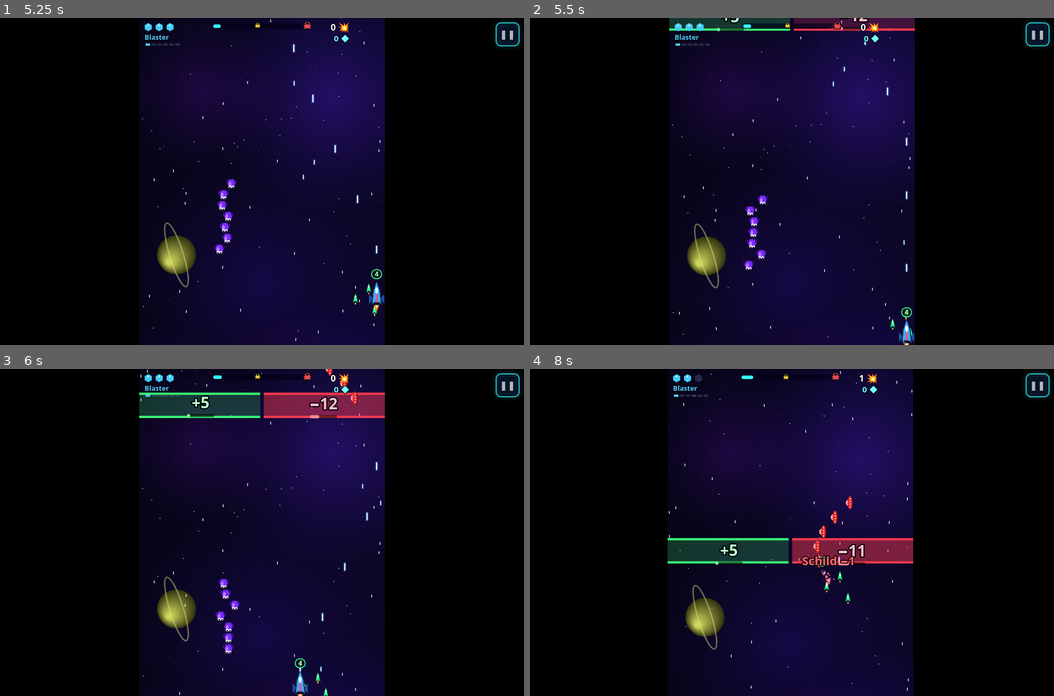
Above: before the commit, frames 1-4 (two rows, left to right).
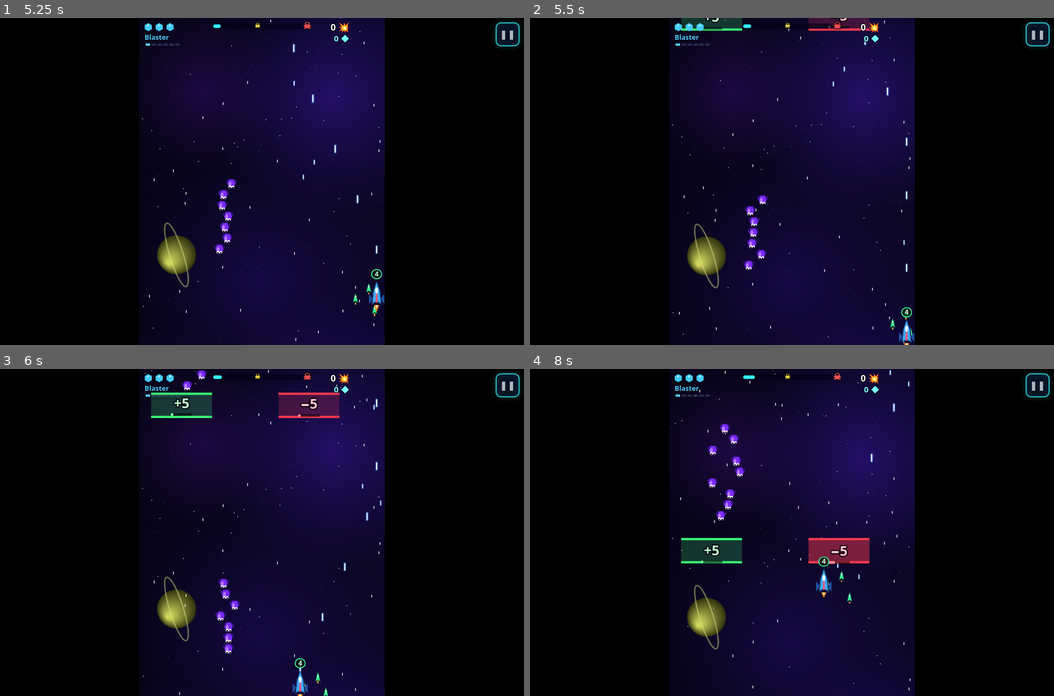
Above: after the commit, the same moments.

Repository: Goddydg/Ballerspiel
Game: browser game, page index.html
Two runs of this game, one before a commit and one after it. Both use one fixed random seed, a clock stepped at 60 frames per second and the inputs below.
Inputs:
- Up to frame 1 (5.25 s): click "▶ LOS GEHT'S" at 0.27 s; click "LEVEL 1" at 0.52 s; hold Right 1.03-1.53 s; tap Space every 0.5 s from 1.1 to 5.1 s; hold Down 1.58-1.85 s; hold Left 1.9-2.47 s; hold Up 2.52-2.82 s; hold Right 2.87-3.53 s; hold Up 3.58-3.82 s; hold Left 3.87-4.3 s; hold Down 4.35-4.68 s; hold Right 4.73-5.23 s
- Up to frame 2 (5.5 s): hold Down from 5.28 s (still down)
- Up to frame 3 (6 s): release Down at 5.55 s; tap Space at 5.6 s; hold Left from 5.6 s (still down)
- Up to frame 4 (8 s): tap Space every 0.5 s from 6.1 to 7.6 s; release Left at 6.17 s; hold Up 6.22-6.52 s; hold Right 6.57-7.23 s; hold Up 7.28-7.52 s; hold Left from 7.57 s (still down)

Frame 1 is identical in both runs. In frame 2, 0.9% of the frame differs, in the area x 26-74%, y 0-95%; in frame 3, 3.0%; in frame 4, 4.7%, in the area x 26-74%, y 0-100%.

Commit message:
Schmale Tore, Team wächst schwerer, kleinere Minus-Tore am Anfang (#11)
* Schmale Tore: genau zielen, Team wächst schwerer

- Tore sind schmal (140, ab Level 2 schmaler bis 90) und liegen zufällig in
  linker und rechter Hälfte; daneben fliegen bringt nichts
- Nur Treffer im Tor zählen, Beschuss erhöht nur noch alle 40 Schaden um 1 (vorher 25)
- Team-Kisten seltener

Co-Authored-By: Claude Opus 5.5 <noreply@anthropic.com>
Claude-Session: https://claude.ai/code/session_01ByGgHg8bEgT5WiVkGFdXmQ

* Minus-Tore starten mit kleineren Werten

Statt −8 bis −15 (Level 1) jetzt −4 bis −7, steigt mit Level und Fortschritt.

Co-Authored-By: Claude Opus 5.5 <noreply@anthropic.com>
Claude-Session: https://claude.ai/code/session_01ByGgHg8bEgT5WiVkGFdXmQ

---------

Co-authored-by: Claude <noreply@anthropic.com>

Diff:
--- a/index.html
+++ b/index.html
@@ -462,14 +462,18 @@
   const mkG=()=>{const r=Math.random();
     if(r<.35)return{op:'add',v:a+ri(-2,4)};
     if(r<.43)return wing.length<12?{op:'mul',v:2}:{op:'add',v:a+ri(-1,2)};
-    if(r<.84)return{op:'add',v:-(ri(6,12)+L*3+Math.floor(p*12))};
+    if(r<.84)return{op:'add',v:-(ri(3,6)+L+Math.floor(p*5))};
     return{op:'add',v:ri(2,a)}};
   let g1=mkG(),g2=mkG();
   const good=g=>g.op==='mul'||g.v>0;
   if(!good(g1)&&!good(g2))g1={op:'add',v:a};
+  // narrow gates at random spots, one in each half; flying past both gives nothing
+  const w=clamp(140-L*6,90,140);
+  g1.w=g2.w=w;g1.c=rnd(w/2+8,H/2-w/2-14);g2.c=rnd(H/2+w/2+14,H-w/2-8);
   gates.push({x:VW+40,used:false,sides:[g1,g2],hits:[0,0],flash:[0,0],sel:-1,fade:1});
 }
-const GATE_STEP=25;
+const GATE_STEP=40;
+function gateSide(g,y,m=0){for(let i=0;i<2;i++)if(Math.abs(y-g.sides[i].c)<g.sides[i].w/2+m)return i;return-1}
 function gateStep(s){return s.op==='add'?GATE_STEP:GATE_STEP*24}
 function gateGood(s){return s.op==='mul'||s.v>0}
 function gateLabel(s){return s.op==='mul'?'×'+s.v:(s.v>=0?'+'+s.v:'−'+(-s.v))}
@@ -480,7 +484,9 @@
   while(g.hits[side]>=step){g.hits[side]-=step;if(s.op==='add')s.v++;else if(s.v<3)s.v++}
 }
 function passGate(g){
-  const side=P.y<H/2?0:1,s=g.sides[side];g.used=true;g.sel=side;
+  const side=gateSide(g,P.y,8);g.used=true;g.sel=side;
+  if(side<0){addText(P.x+50,P.y,'Daneben!','#aab',24,1);return}
+  const s=g.sides[side];
   const before=wing.length+1;
   if(s.op==='mul')addWing(before*(s.v-1));
   else if(s.v>=0)addWing(s.v);
@@ -668,7 +674,7 @@
 
 /* ---------- loot ---------- */
 function dropCrate(x,y){
-  const k=wpick([['weapon',40],['power',30],['team',22],['shield',P.hp<P.maxHp?14:0]]);
+  const k=wpick([['weapon',40],['power',30],['team',12],['shield',P.hp<P.maxHp?14:0]]);
   let sub=null;if(k==='weapon')sub=pick(Object.keys(WPN).filter(w=>w!==P.w));
   loot.push({x,y,vx:rnd(-80,20),vy:rnd(-60,60),k:'crate',sub:k,w:sub,t:0});
 }
@@ -865,7 +871,7 @@
     }
     b.x+=b.vx*dt;b.y+=b.vy*dt;b.life-=dt;
     if(b.life<=0||b.x>VW+40||b.x<-40||b.y<-40||b.y>H+40){b.dead=true;continue}
-    for(const g of gates){if(!g.used&&Math.abs(b.x-g.x)<14){hitGate(g,b.y<H/2?0:1,b.small?b.dmg*.33:b.dmg);b.dead=true;break}}
+    for(const g of gates){if(!g.used&&Math.abs(b.x-g.x)<14){const sd=gateSide(g,b.y);if(sd<0)continue;hitGate(g,sd,b.small?b.dmg*.33:b.dmg);b.dead=true;break}}
     if(b.dead)continue;
     if(B&&B.st!=='dying'&&B.st!=='enter'&&(b.x-B.x)**2+(b.y-B.y)**2<(B.r+b.r)**2){
       if(b.aoe)rocketBoom(b);else{hurtBoss(b.dmg);burst(b.x,b.y,b.c,2,100,.15,2)}
@@ -985,7 +991,7 @@
   for(const g of gates){
     cx.globalAlpha=clamp(g.fade,0,1);
     for(let s=0;s<2;s++){
-      const sd=g.sides[s],good=gateGood(sd),y0=s?H/2+4:0,h=H/2-4;
+      const sd=g.sides[s],good=gateGood(sd),y0=sd.c-sd.w/2,h=sd.w;
       if(g.used&&g.sel!==s){cx.globalAlpha=clamp(g.fade,0,1)*.3}
       const col=good?'60,255,120':'255,60,80';
       cx.fillStyle=`rgba(${col},${g.flash[s]>0?.45:.2})`;cx.fillRect(g.x-26,y0,52,h);
@@ -1157,11 +1163,11 @@
   for(const g of gates){
     for(let s=0;s<2;s++){
       cx.globalAlpha=clamp(g.fade,0,1)*(g.used&&g.sel!==s?.3:1);
-      const sd=g.sides[s],[x,y]=toS(g.x,s?H*.75:H*.25);
+      const sd=g.sides[s],[x,y]=toS(g.x,sd.c);
       const by=y+Math.sin(bgT*4+s)*3,good=gateGood(sd);
-      txt(gateLabel(sd),x,by,34,good?'#bfffcf':'#ffc2c8','center');
+      txt(gateLabel(sd),x,by,30,good?'#bfffcf':'#ffc2c8','center');
       // progress towards the next step from shooting
-      if(!g.used&&!(sd.op==='mul'&&sd.v>=3)){const f=g.hits[s]/gateStep(sd);cx.fillStyle='rgba(0,0,0,.5)';rr(cx,x-30,by+22,60,7,3.5);cx.fill();cx.fillStyle=good?'#7fff9f':'#ff8a96';rr(cx,x-30,by+22,Math.max(7,60*f),7,3.5);cx.fill()}
+      if(!g.used&&!(sd.op==='mul'&&sd.v>=3)){const f=g.hits[s]/gateStep(sd);cx.fillStyle='rgba(0,0,0,.5)';rr(cx,x-24,by+20,48,6,3);cx.fill();cx.fillStyle=good?'#7fff9f':'#ff8a96';rr(cx,x-24,by+20,Math.max(6,48*f),6,3);cx.fill()}
     }
   }
   cx.globalAlpha=1;
